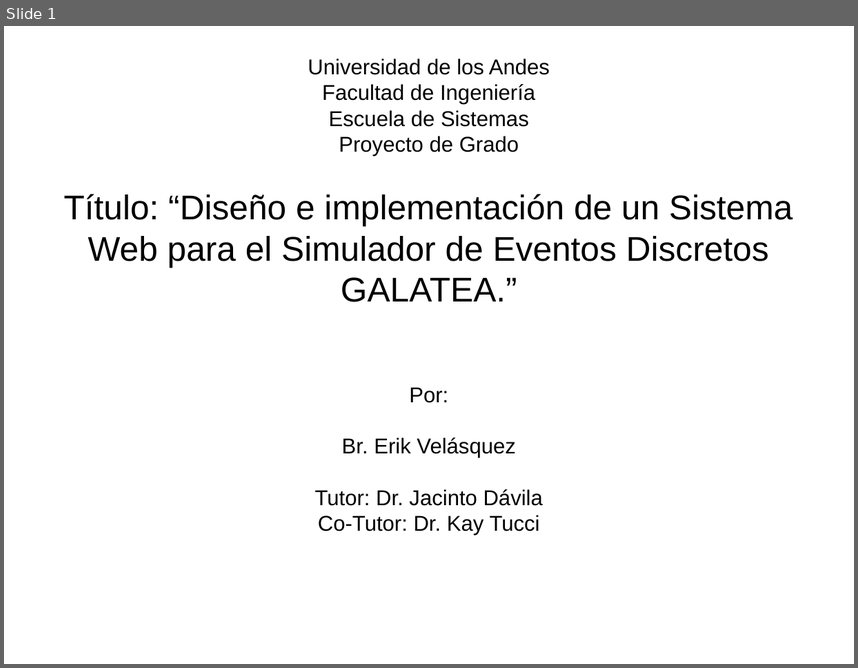
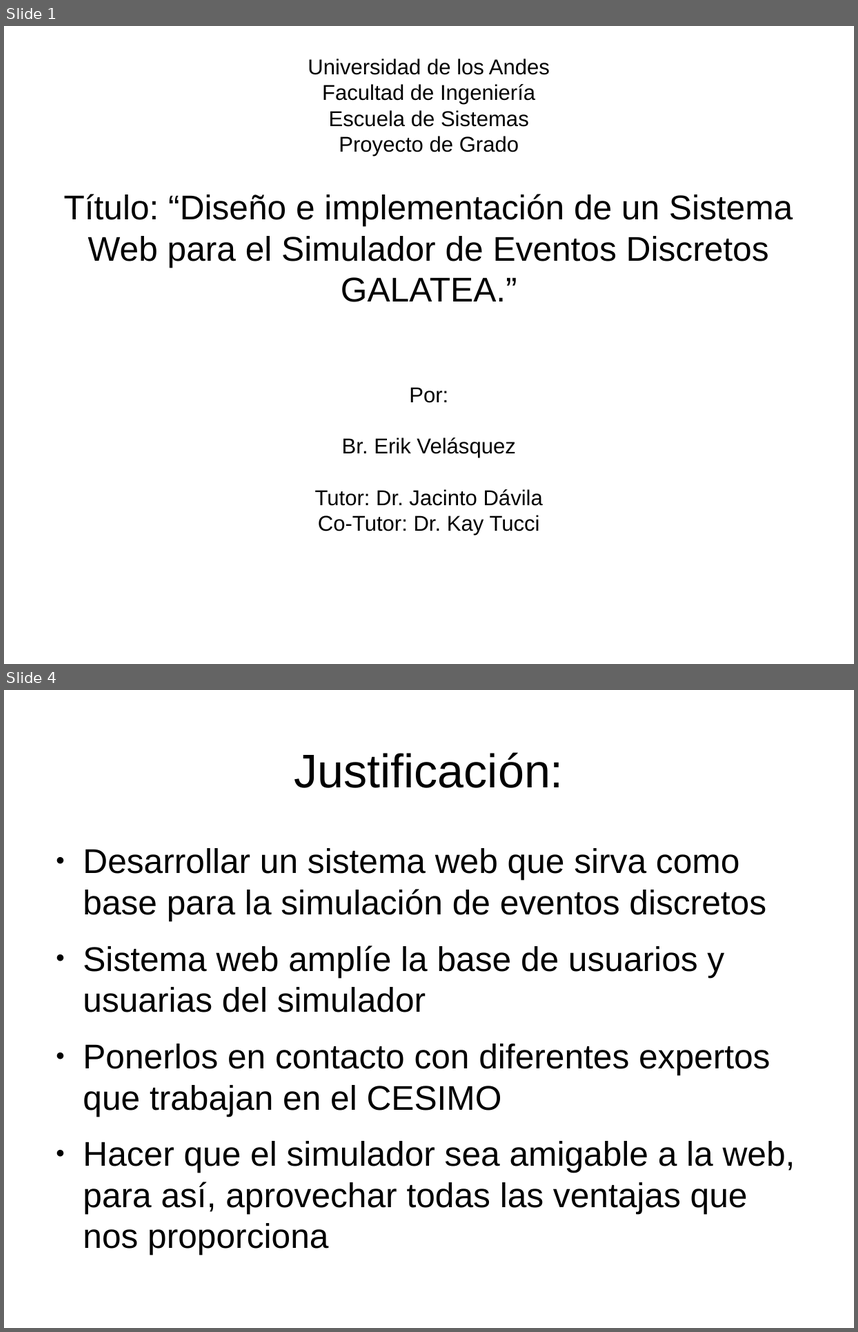
Before and after one commit to velasquezerik/tesis-doc, a slide deck: Presentacion/Presentacion Tesis.odp. Shown one above the other, each under a label of ours: slide 1 before the commit, slides 1 and 4 after it; the slides between them are not shown. The pictures are 858x668 and 858x1332 pixels, drawn with LibreOffice and Linux fonts; fonts in the diff are those of the drawing. Boxes give left, top, right and bottom in pixels: in the first picture for what was removed or moved away, otherwise in the second. Text is boxed around its words. In the diff, an @@ line names an element or a change of style, - is before the commit and + after.

```diff
--- a/Presentacion/Presentacion Tesis.odp
+++ b/Presentacion/Presentacion Tesis.odp
@@ slide 4 added at [4,690,854,1328], background #FFFFFF @@
@@ title added at [294,752,564,788], 44 pt, text #000000 @@
+Justificación:
@@ text added at [83,848,795,1213], 32 pt, text #000000 @@
+● Desarrollar un sistema web que sirva como base para la simulación de eventos discretos
+● Sistema web amplíe la base de usuarios y usuarias del simulador
+● Ponerlos en contacto con diferentes expertos que trabajan en el CESIMO
+● Hacer que el simulador sea amigable a la web, para así, aprovechar todas las ventajas que nos proporciona
```
Also in this commit, not shown: 17 other slides added, 7 other files.
